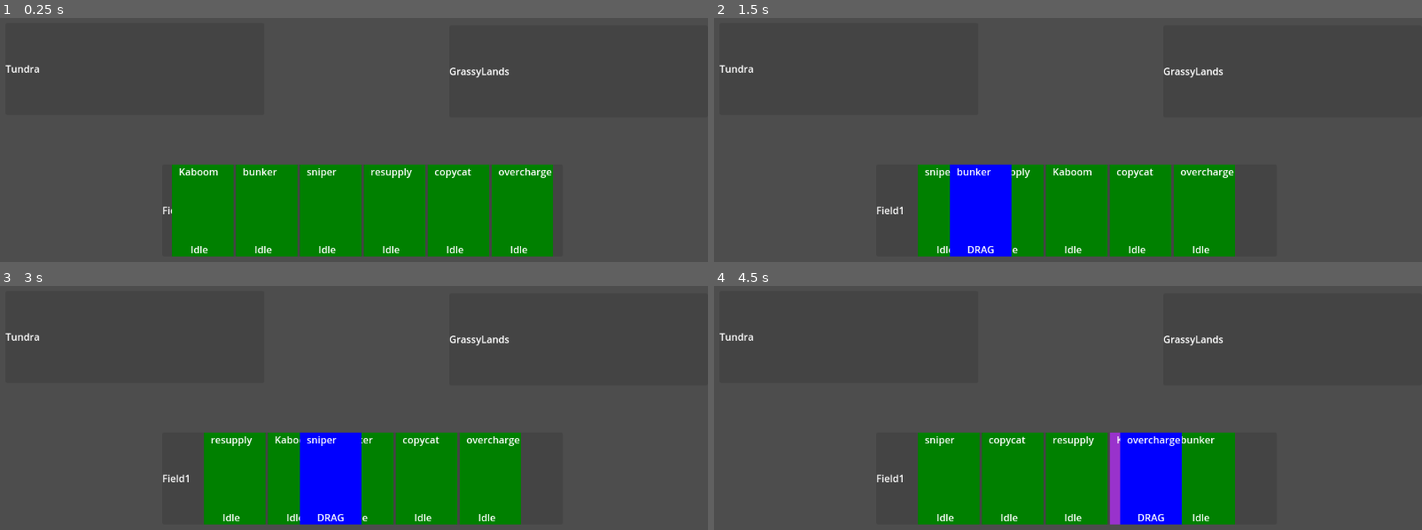
Above: before the commit, frames 1-4 (two rows, left to right).
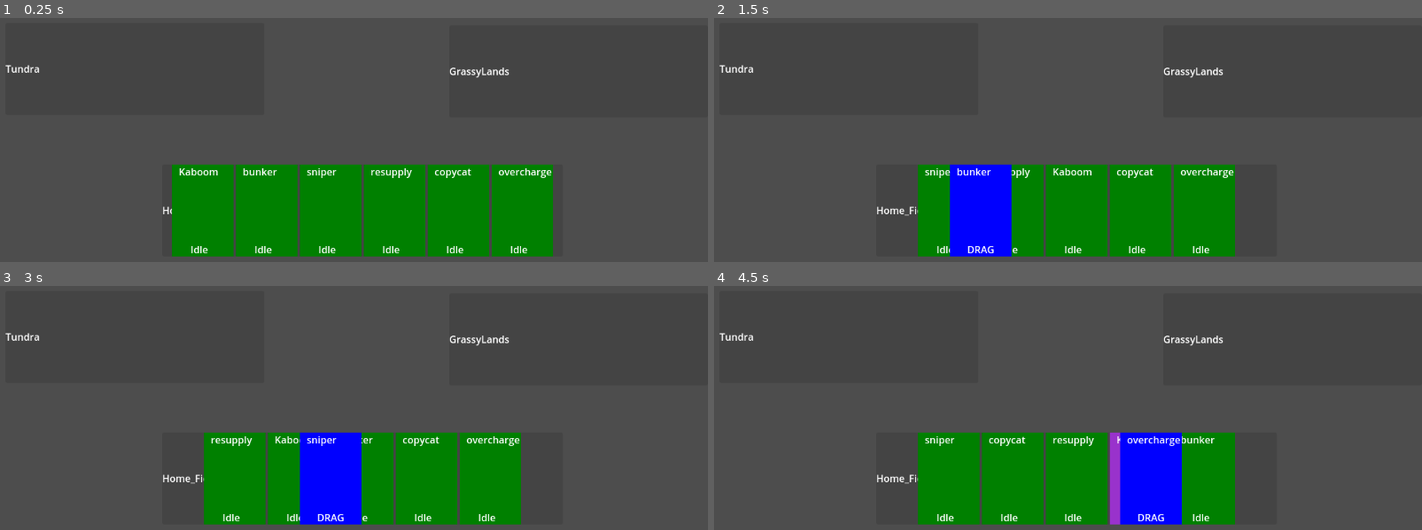
Above: after the commit, the same moments.

Repository: SPTanishq/GAME
Game: Godot game, scene res://example/Main.tscn
Same seed, same stepped clock (60 frames per second), same inputs: the game is played once before the commit and once after it. Before the commit the project starts from res://example/example.tscn.
Inputs (mouse positions are in pixels of both pictures, inside the frame that each line leads up to):
- Up to frame 1 (0.25 s): no input
- Up to frame 2 (1.5 s): tap Enter at 0.5 s; drag from (919, 210) to (1110, 210) at 0.52 s; drag from (919, 210) to (1110, 210) at 1.27 s
- Up to frame 3 (3 s): move the mouse to (205, 478) at 2.02 s; press the mouse at (205, 478) at 2.03 s; release the mouse at (205, 478) at 2.75 s; tap Space at 2.75 s; drag from (269, 478) to (460, 478) at 2.77 s
- Up to frame 4 (4.5 s): drag from (1174, 478) to (983, 478) at 3.52 s; drag from (1237, 478) to (983, 478) at 4.27 s

The runs differ from the first frame. In frame 1, less than 0.1% of the frame differs, in the area x 23-25%, y 77-81%; in frame 2, 0.1%, in the area x 23-29%, y 77-82%; in frame 3, 0.1%; in frame 4, 0.1%.

Commit message:
Add files via upload

Diff:
--- a/relocatable-drag-and-drop-cards-main/Data/CardData.json
+++ b/relocatable-drag-and-drop-cards-main/Data/CardData.json
@@ -8,27 +8,27 @@
 	"overcharge"
   ],
   "kaboom": {
-	"p": "1",
-	"e": "6"
+	"p": 1,
+	"e": 6
   },
   "bunker": {
-	"p": "2",
-	"e": "5"
+	"p": 2,
+	"e": 5
   },
   "sniper": {
-	"p": "3",
-	"e": "4"
+	"p": 3,
+	"e": 4
   },
   "resupply": {
-	"p": "4",
-	"e": "3"
+	"p": 4,
+	"e": 3
   },
   "copycat": {
-	"p": "5",
-	"e": "2"
+	"p": 5,
+	"e": 2
   },
   "overcharge": {
-	"p": "6",
-	"e": "1"
+	"p": 6,
+	"e": 1
   }
 }
--- a/relocatable-drag-and-drop-cards-main/example/Global.gd
+++ b/relocatable-drag-and-drop-cards-main/example/Global.gd
@@ -1,7 +1,8 @@
 extends Node
 
+signal cardMoved
+
 var itemData = {}
-
 @export_file var dataFilePath = "res://Data/CardData.json"
 @export var MAX_CARDS: int = 3
 
@@ -23,3 +24,6 @@
 
 	else:
 		print("json file doesn't exist")
+
+func _on_card_moved(card):
+	cardMoved.emit(card)
--- /dev/null
+++ b/relocatable-drag-and-drop-cards-main/example/Main.tscn
@@ -0,0 +1,140 @@
+[gd_scene load_steps=5 format=3 uid="uid://buh3412b0qtpp"]
+
+[ext_resource type="Script" path="res://example/Global.gd" id="1_0cw86"]
+[ext_resource type="PackedScene" uid="uid://biim2lxri0akl" path="res://example/field/field.tscn" id="2_s7vhe"]
+[ext_resource type="PackedScene" uid="uid://3trgkf0u68ry" path="res://example/card/card.tscn" id="3_01t5s"]
+[ext_resource type="Texture2D" uid="uid://bswvayaw256qe" path="res://knight.jpeg" id="4_0i6l4"]
+
+[node name="Game" type="Node"]
+script = ExtResource("1_0cw86")
+
+[node name="CanvasLayer" type="CanvasLayer" parent="." groups=["fields"]]
+
+[node name="Home_Field" parent="CanvasLayer" instance=ExtResource("2_s7vhe")]
+anchor_left = 0.5
+anchor_top = 1.0
+anchor_right = 0.527778
+anchor_bottom = 1.0
+offset_left = -312.0
+offset_top = -175.0
+offset_right = 308.0
+offset_bottom = -25.0
+grow_horizontal = 2
+grow_vertical = 0
+
+[node name="Label" parent="CanvasLayer/Home_Field" index="1"]
+text = ""
+
+[node name="Kaboom" parent="CanvasLayer/Home_Field/CardsHolder" index="0" instance=ExtResource("3_01t5s")]
+layout_mode = 2
+
+[node name="TextureRect" type="TextureRect" parent="CanvasLayer/Home_Field/CardsHolder/Kaboom"]
+layout_mode = 2
+offset_left = -4.0
+offset_right = -4.0
+offset_bottom = 150.0
+texture = ExtResource("4_0i6l4")
+expand_mode = 1
+
+[node name="bunker" parent="CanvasLayer/Home_Field/CardsHolder" index="1" instance=ExtResource("3_01t5s")]
+layout_mode = 2
+
+[node name="TextureRect" type="TextureRect" parent="CanvasLayer/Home_Field/CardsHolder/bunker"]
+layout_mode = 2
+offset_left = -4.0
+offset_right = -4.0
+offset_bottom = 150.0
+texture = ExtResource("4_0i6l4")
+expand_mode = 1
+
+[node name="sniper" parent="CanvasLayer/Home_Field/CardsHolder" index="2" instance=ExtResource("3_01t5s")]
+layout_mode = 2
+
+[node name="TextureRect" type="TextureRect" parent="CanvasLayer/Home_Field/CardsHolder/sniper"]
+layout_mode = 2
+offset_left = -4.0
+offset_right = -4.0
+offset_bottom = 150.0
+texture = ExtResource("4_0i6l4")
+expand_mode = 1
+
+[node name="resupply" parent="CanvasLayer/Home_Field/CardsHolder" index="3" instance=ExtResource("3_01t5s")]
+layout_mode = 2
+
+[node name="TextureRect" type="TextureRect" parent="CanvasLayer/Home_Field/CardsHolder/resupply"]
+layout_mode = 2
+offset_left = -4.0
+offset_right = -4.0
+offset_bottom = 150.0
+texture = ExtResource("4_0i6l4")
+expand_mode = 1
+
+[node name="copycat" parent="CanvasLayer/Home_Field/CardsHolder" index="4" instance=ExtResource("3_01t5s")]
+layout_mode = 2
+
+[node name="TextureRect" type="TextureRect" parent="CanvasLayer/Home_Field/CardsHolder/copycat"]
+layout_mode = 2
+offset_left = -4.0
+offset_right = -4.0
+offset_bottom = 150.0
+texture = ExtResource("4_0i6l4")
+expand_mode = 1
+
+[node name="overcharge" parent="CanvasLayer/Home_Field/CardsHolder" index="5" instance=ExtResource("3_01t5s")]
+layout_mode = 2
+
+[node name="TextureRect" type="TextureRect" parent="CanvasLayer/Home_Field/CardsHolder/overcharge"]
+layout_mode = 2
+offset_left = -4.0
+offset_right = -4.0
+offset_bottom = 150.0
+texture = ExtResource("4_0i6l4")
+expand_mode = 1
+
+[node name="CollisionShape2D" parent="CanvasLayer/Home_Field/CardDropAreaRight" index="0"]
+position = Vector2(111, 78)
+
+[node name="CardDropAreaLeft" parent="CanvasLayer/Home_Field" index="4"]
+position = Vector2(0, 2)
+
+[node name="CollisionShape2D" parent="CanvasLayer/Home_Field/CardDropAreaLeft" index="0"]
+position = Vector2(108, 76)
+
+[node name="GrassyLands" parent="CanvasLayer" instance=ExtResource("2_s7vhe")]
+anchors_preset = 7
+anchor_left = 0.5
+anchor_top = 1.0
+anchor_right = 0.5
+anchor_bottom = 1.0
+offset_left = 155.0
+offset_top = -402.0
+offset_right = 576.0
+offset_bottom = -252.0
+grow_horizontal = 2
+grow_vertical = 0
+
+[node name="Tundra" parent="CanvasLayer" instance=ExtResource("2_s7vhe")]
+anchors_preset = 7
+anchor_left = 0.5
+anchor_top = 1.0
+anchor_right = 0.5
+anchor_bottom = 1.0
+offset_left = -567.0
+offset_top = -406.0
+offset_right = -146.0
+offset_bottom = -256.0
+grow_horizontal = 2
+grow_vertical = 0
+
+[node name="Timer" type="Timer" parent="."]
+wait_time = 2.0
+autostart = true
+
+[connection signal="cardMoved" from="." to="CanvasLayer/Home_Field" method="_on_card_moved"]
+[connection signal="cardMoved" from="." to="CanvasLayer/GrassyLands" method="_on_card_moved"]
+[connection signal="cardMoved" from="." to="CanvasLayer/Tundra" method="_on_card_moved"]
+[connection signal="cardMoved" from="CanvasLayer/Home_Field" to="." method="_on_card_moved"]
+[connection signal="cardMoved" from="CanvasLayer/GrassyLands" to="." method="_on_card_moved"]
+[connection signal="cardMoved" from="CanvasLayer/Tundra" to="." method="_on_card_moved"]
+
+[editable path="CanvasLayer/Home_Field"]
--- a/relocatable-drag-and-drop-cards-main/example/card/card.gd
+++ b/relocatable-drag-and-drop-cards-main/example/card/card.gd
@@ -9,13 +9,20 @@
 @onready var drop_point_detector: Area2D = $DropPointDetector
 @onready var card_detector: Area2D = $CardsDetector
 @onready var home_field: Field
-
-var card
-
+@onready var type = []
+var typeIndex = 0
 var index: int = 0
 
-
 func _ready():
+	type = Global.itemData["cards"]
+	var parent = get_parent()
+	if parent:
+		# Manually find the index of this card within the parent because the get_child_index() function no workey
+		for i in range(parent.get_child_count()):
+			if parent.get_child(i) == self:
+				typeIndex = i
+				break
+	type = type[typeIndex]
 	name_label.text = name
 
 
--- a/relocatable-drag-and-drop-cards-main/example/field/field.gd
+++ b/relocatable-drag-and-drop-cards-main/example/field/field.gd
@@ -1,10 +1,15 @@
 class_name Field
 extends MarginContainer
+
+signal cardMoved
 
 @onready var card_drop_area_right: Area2D = $CardDropAreaRight
 @onready var card_drop_area_left: Area2D = $CardDropAreaLeft
 @onready var cards_holder: HBoxContainer = $CardsHolder
+var power = 0
 var HF = false
+
+var cardList = {}
 
 func _ready():
 	$Label.text = name
@@ -22,10 +27,21 @@
 	cards_holder.move_child(card, card.index)
 
 
-func set_new_card(card: Card):
+func set_new_card(card):
+		cardMoved.emit(card)
 		card_reposition(card)
 		card.home_field = self
+		if !HF:
+			power += Global.itemData[card.type]["p"]
+			cardList[card.type] = card
+		else:
+			power = 0
 
+func _on_card_moved(card):
+	if card.home_field == self:
+		print(str(card.home_field) + " " + str(self))
+		power -= Global.itemData[card.type]["p"]
+		cardList.erase(card.type)
 
 func card_reposition(card: Card):
 	var field_areas = card.drop_point_detector.get_overlapping_areas()
@@ -50,3 +66,7 @@
 
 	card.reparent(cards_holder)
 	cards_holder.move_child(card, index)
+
+#Debug can delete
+func _on_timer_timeout():
+	print(str(power) + " " + str(name))
--- a/relocatable-drag-and-drop-cards-main/example/field/field.tscn
+++ b/relocatable-drag-and-drop-cards-main/example/field/field.tscn
@@ -38,3 +38,9 @@
 [node name="CollisionShape2D" type="CollisionShape2D" parent="CardDropAreaLeft"]
 position = Vector2(106, 74)
 shape = SubResource("RectangleShape2D_crh71")
+
+[node name="Timer" type="Timer" parent="."]
+wait_time = 2.5
+autostart = true
+
+[connection signal="timeout" from="Timer" to="." method="_on_timer_timeout"]
--- a/relocatable-drag-and-drop-cards-main/project.godot
+++ b/relocatable-drag-and-drop-cards-main/project.godot
@@ -11,7 +11,7 @@
 [application]
 
 config/name="Cards DragNDrop"
-run/main_scene="res://example/example.tscn"
+run/main_scene="res://example/Main.tscn"
 config/features=PackedStringArray("4.2", "Mobile")
 config/icon="res://icon.svg"
 
Not shown, added: relocatable-drag-and-drop-cards-main/example/exa6DFF.tmp
